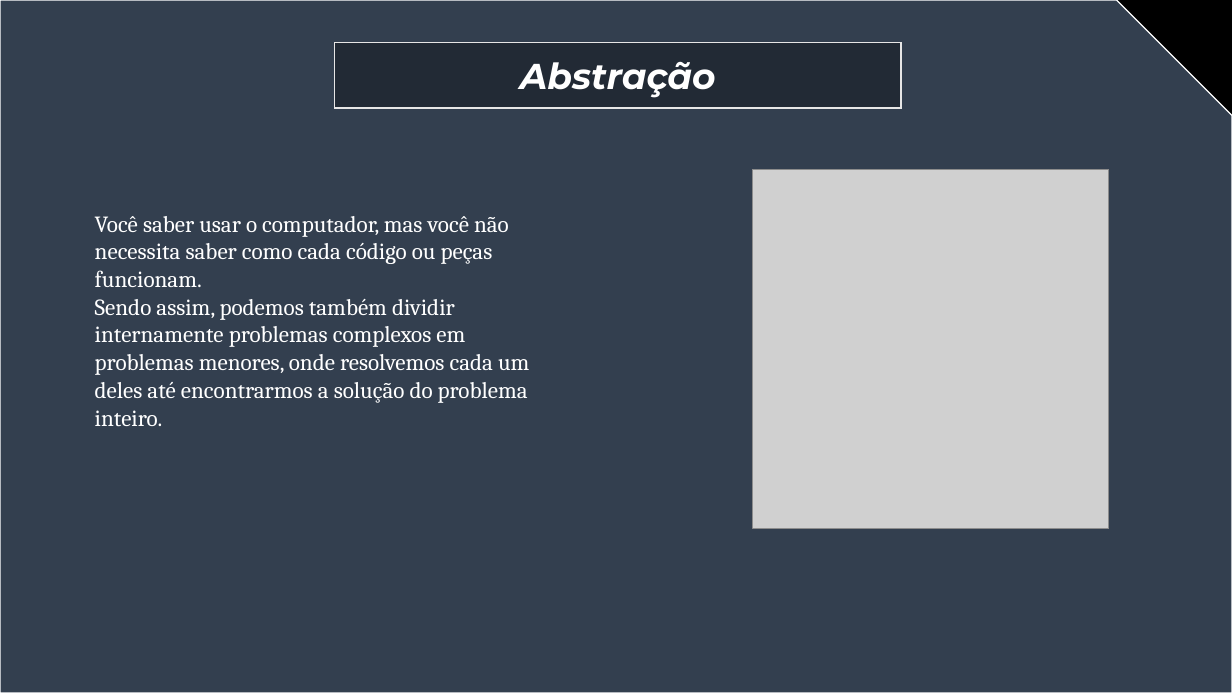
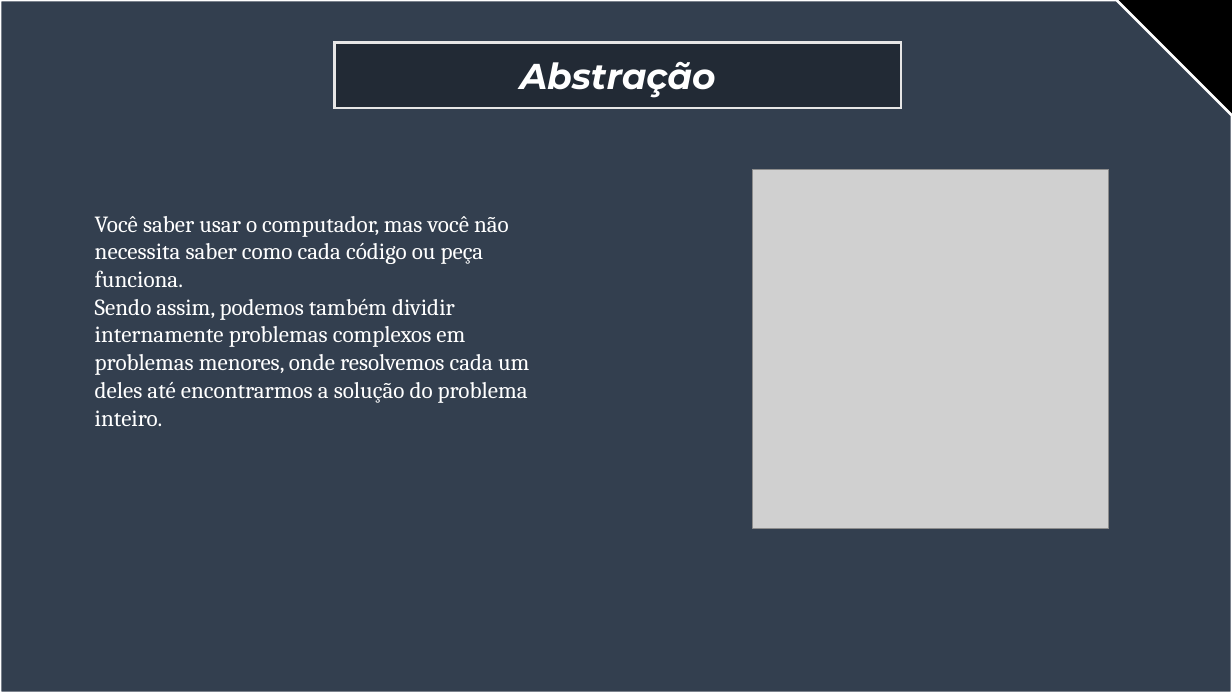
Before and after one commit to jorgevendramini/Aula_OOP, a slide deck: slide 6 of slide aula invertida atualizado(1).pptx (slide 5 before the commit). Drawn at 1232x693 pixels with LibreOffice and Linux fonts; fonts in the diff are those of the drawing; grey boxes stand for pictures. Boxes give left, top, right and bottom in pixels: in the first picture for what was removed or moved away, otherwise in the second. Text is boxed around its words. In the diff, an @@ line names an element or a change of style, - is before the commit and + after.

```diff
--- a/slide aula invertida atualizado(1).pptx
+++ b/slide aula invertida atualizado(1).pptx
@@ snip rect at <box>0,0,1232,693</box>: outline #FFFFFF 1 pt to #FFFFFF 2 pt; proportions changed @@
@@ text at <box>95,216,509,287</box>: text changed @@
-Você saber usar o computador, mas você não necessita saber como cada código ou peças funcionam.
+Você saber usar o computador, mas você não necessita saber como cada código ou peça funciona.
```
Also in this commit, not shown: 12 other slides changed, 12 slides added.
